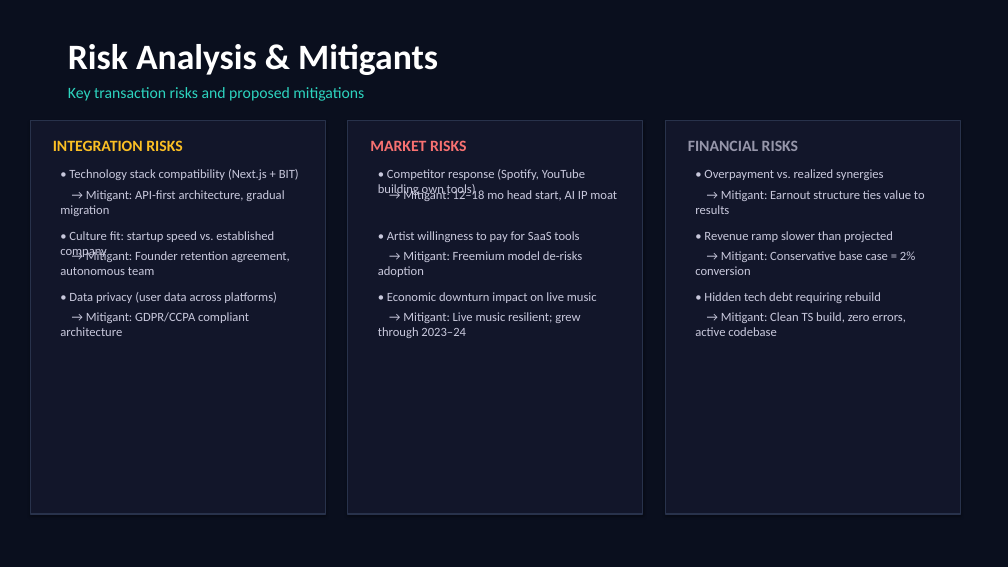
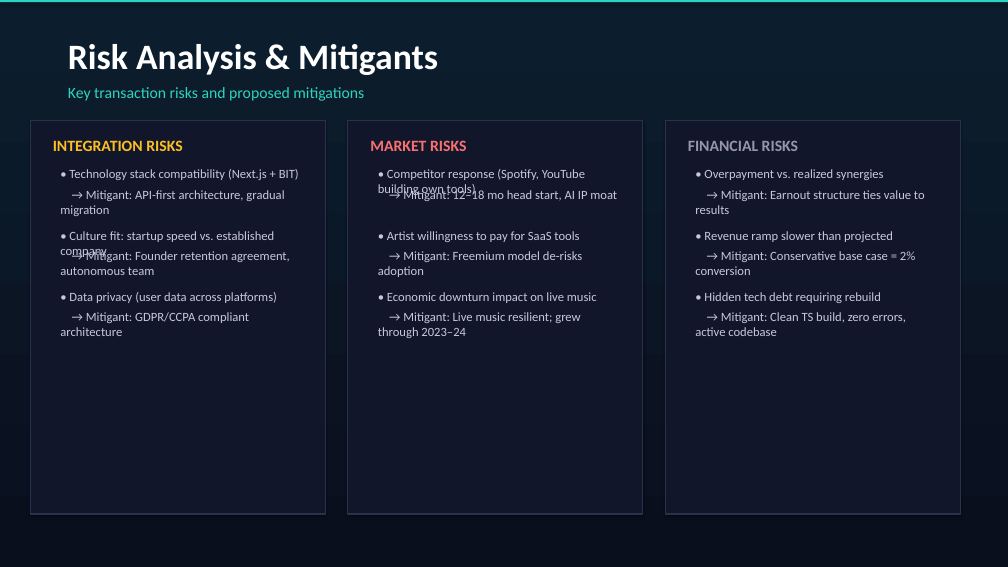
Before and after one commit to bthornley/dj-agent, a slide deck: slide 12 of data/docs/business/Bandsintown_x_GigLift_MA_Deck.pptx. Drawn at 1008x567 pixels with LibreOffice and Linux fonts; fonts in the diff are those of the drawing; background and template pictures are left out. Boxes give left, top, right and bottom in pixels: in the first picture for what was removed or moved away, otherwise in the second. Text is boxed around its words. In the diff, an @@ line names an element or a change of style, - is before the commit and + after.

```diff
--- a/data/docs/business/Bandsintown_x_GigLift_MA_Deck.pptx
+++ b/data/docs/business/Bandsintown_x_GigLift_MA_Deck.pptx
@@ rectangle added at (0,0,1008,567), fill gradient #0A0F1E to #0C1E2D @@
@@ rectangle added at (0,0,1008,2), fill #2DD4BF @@
```
Also in this commit, not shown: 14 other slides changed, 1 other file.
